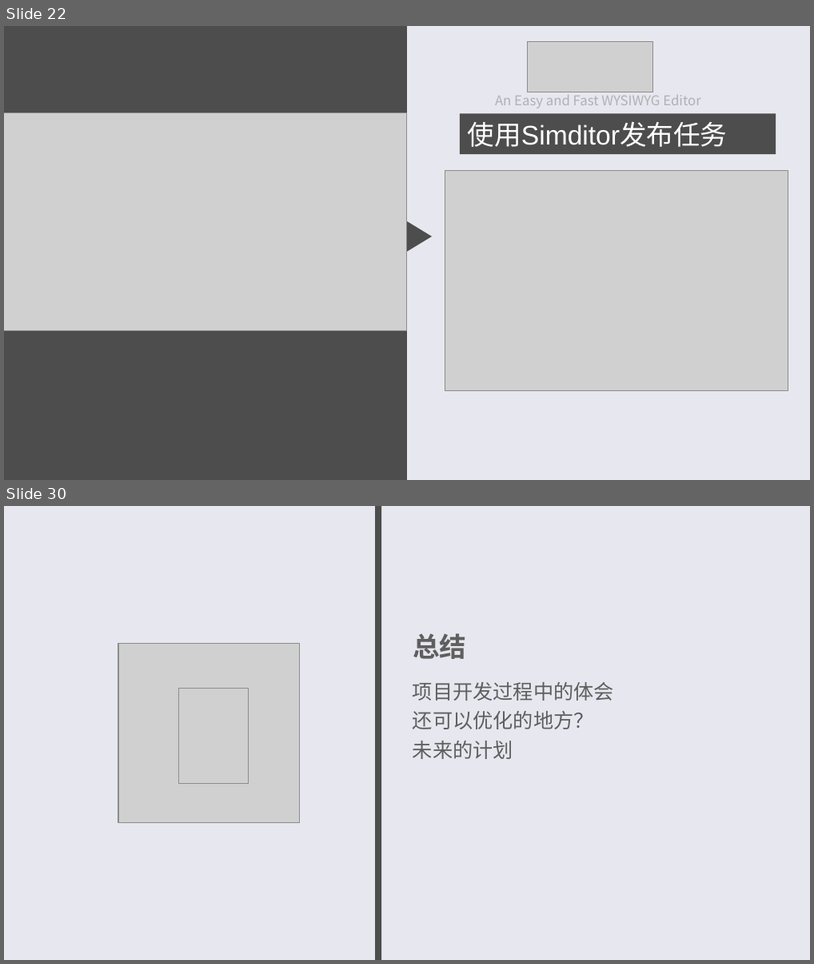
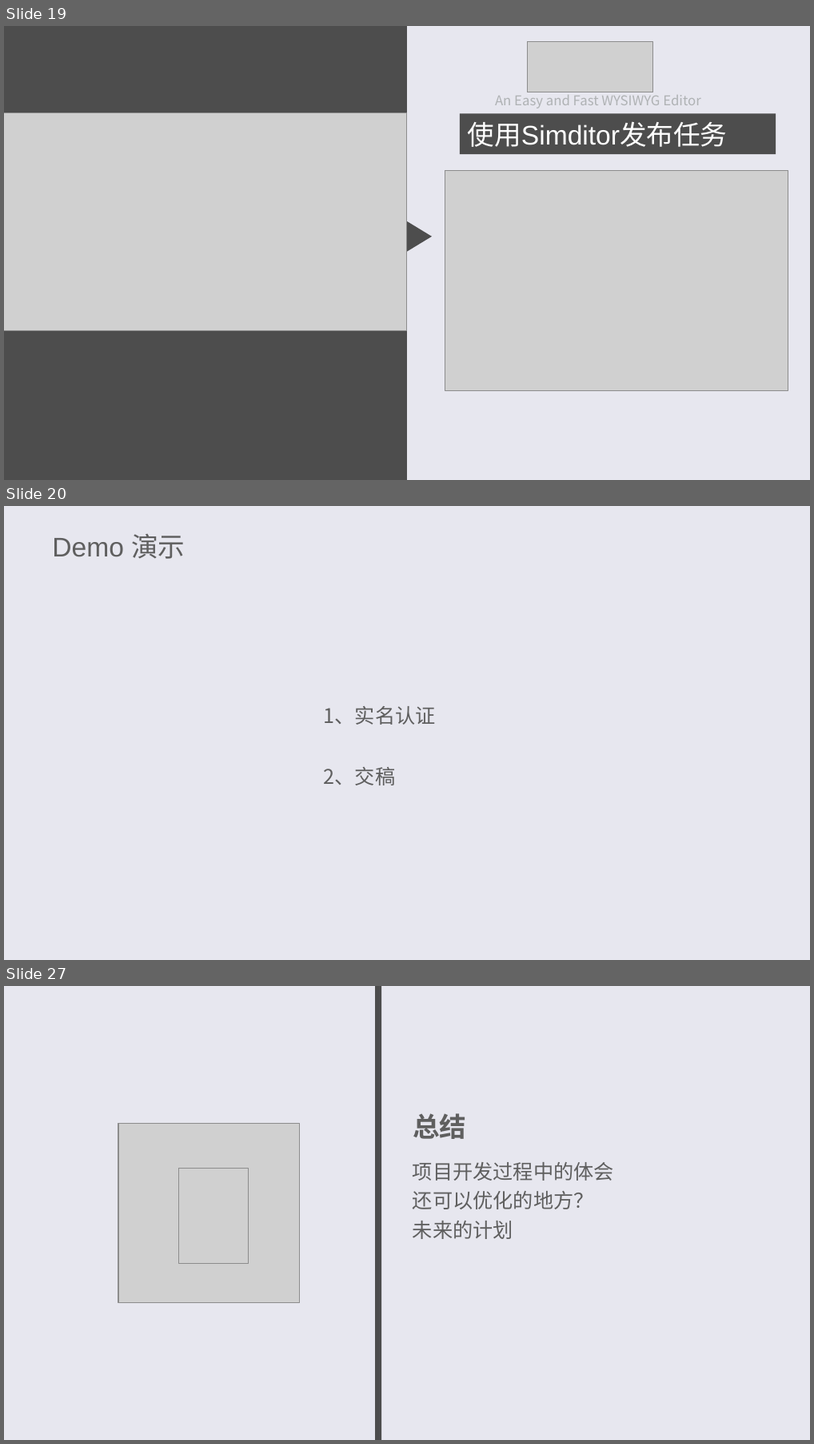
Before and after one commit to bytrix/report, a slide deck: 答辩.ppt. Shown one above the other, each under a label of ours: slides 22 and 30 before the commit, slides 19, 20 and 27 after it; the slides between them are not shown. The pictures are 814x964 and 814x1444 pixels, drawn with LibreOffice and Linux fonts; fonts in the diff are those of the drawing; grey boxes stand for pictures. Boxes give left, top, right and bottom in pixels: in the first picture for what was removed or moved away, otherwise in the second. Text is boxed around its words. In the diff, an @@ line names an element or a change of style, - is before the commit and + after.

```diff
--- a/答辩.ppt
+++ b/答辩.ppt
@@ slide 20 added at [4, 506, 810, 960], background #E7E7EF @@
@@ title added at [52, 534, 185, 559], 24 pt, text #5F5F5F @@
+Demo 演示
@@ text added at [324, 706, 436, 785], 18 pt, text #5F5F5F @@
+1、实名认证
+2、交稿
@@ what was slide 22 is now slide 19 @@
@@ what was slide 30 is now slide 27 @@
```
Also in this commit, not shown: 2 slides changed, 1 other slide added, 5 slides removed, 1 other file.
